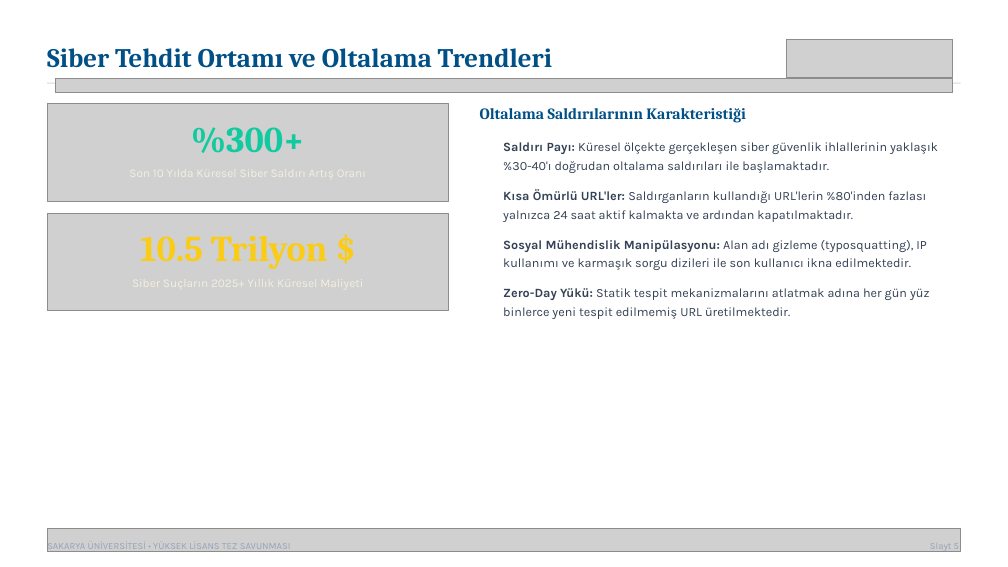
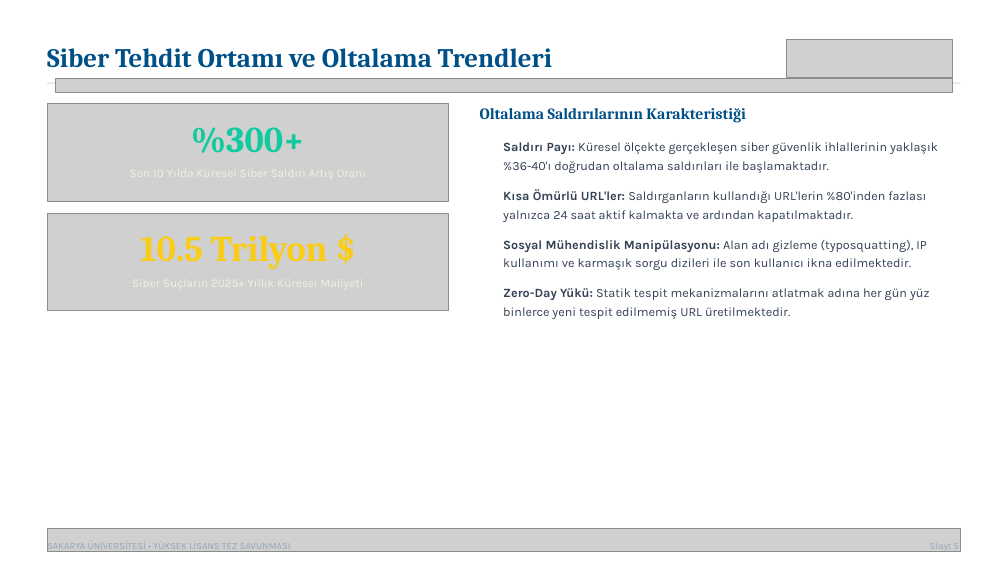
Before and after one commit to mmeliht/URL-Phishing-Detection, a slide deck: slide 5 of thesis/presentation.pptx. Drawn at 1008x567 pixels with LibreOffice and Linux fonts; fonts in the diff are those of the drawing; grey boxes stand for pictures; background and template pictures are left out. Boxes give left, top, right and bottom in pixels: in the first picture for what was removed or moved away, otherwise in the second. Text is boxed around its words. In the diff, an @@ line names an element or a change of style, - is before the commit and + after.

```diff
--- a/thesis/presentation.pptx
+++ b/thesis/presentation.pptx
@@ text at [503, 142, 938, 173]: text changed @@
-Saldırı Payı: Küresel ölçekte gerçekleşen siber güvenlik ihlallerinin yaklaşık %30-40'ı doğrudan oltalama saldırıları ile başlamaktadır.
+Saldırı Payı: Küresel ölçekte gerçekleşen siber güvenlik ihlallerinin yaklaşık %36-40'ı doğrudan oltalama saldırıları ile başlamaktadır.
```
Also in this commit, not shown: 12 other slides changed, 2 other files.
